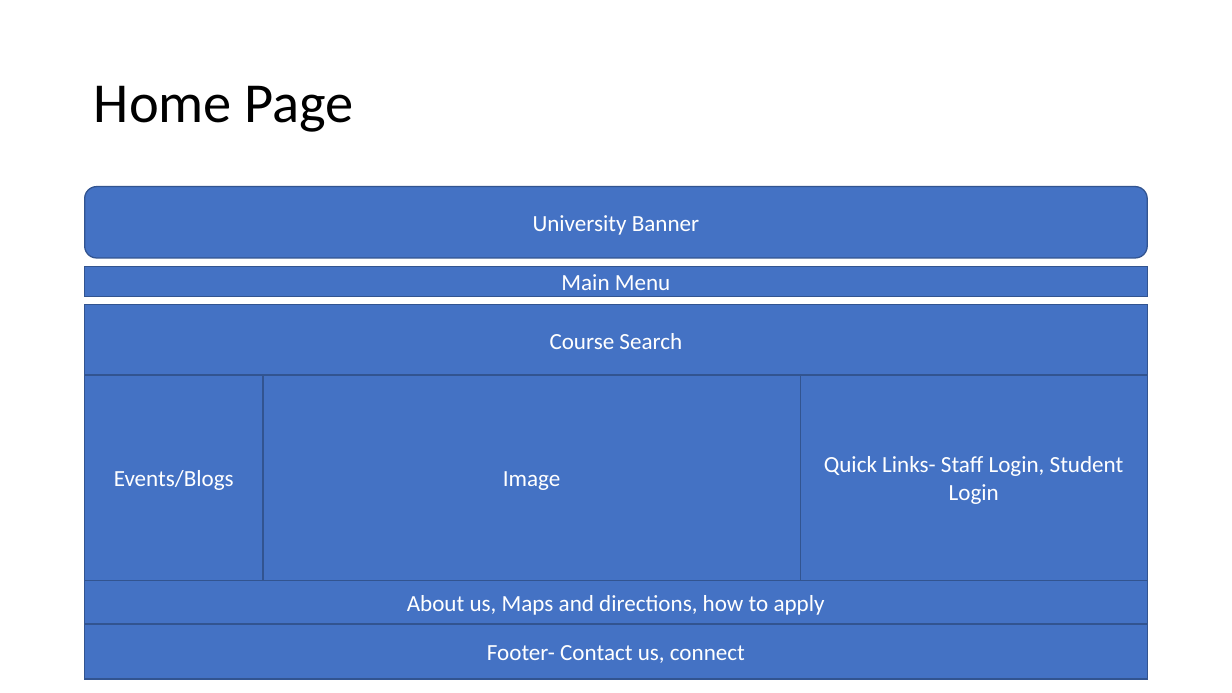
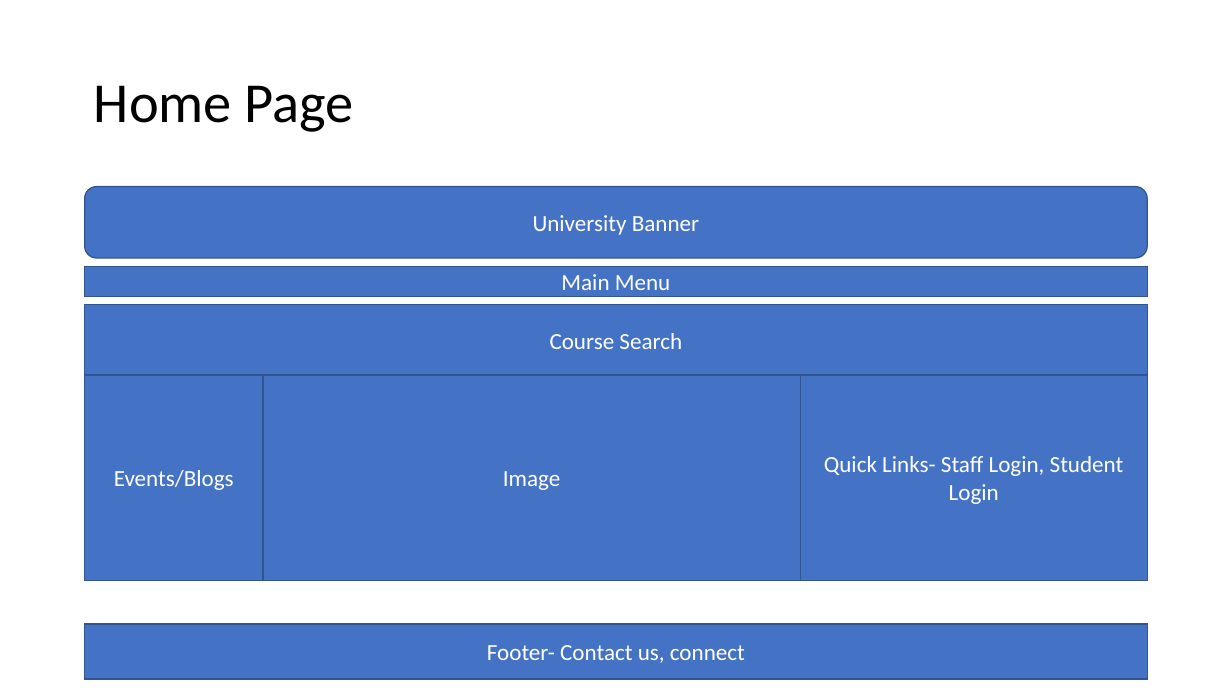
Before and after one commit to usmanzkhan/CUMgmt, a slide deck: slide 6 of Reqs.pptx. Drawn at 1232x693 pixels with LibreOffice and Linux fonts; fonts in the diff are those of the drawing. Boxes give left, top, right and bottom in pixels: in the first picture for what was removed or moved away, otherwise in the second. Text is boxed around its words. In the diff, an @@ line names an element or a change of style, - is before the commit and + after.

```diff
--- a/Reqs.pptx
+++ b/Reqs.pptx
@@ rectangle removed at bbox=[85, 580, 1148, 625] @@
-About us, Maps and directions, how to apply
```
Also in this commit, not shown: 1 slide added.
